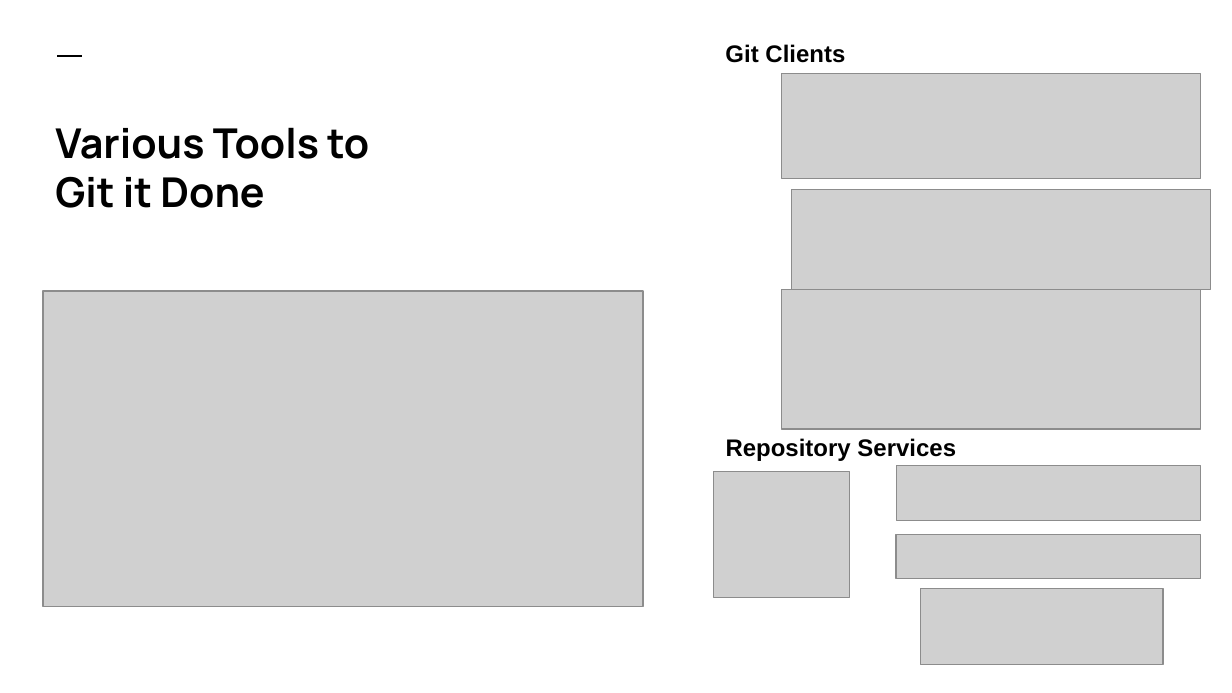
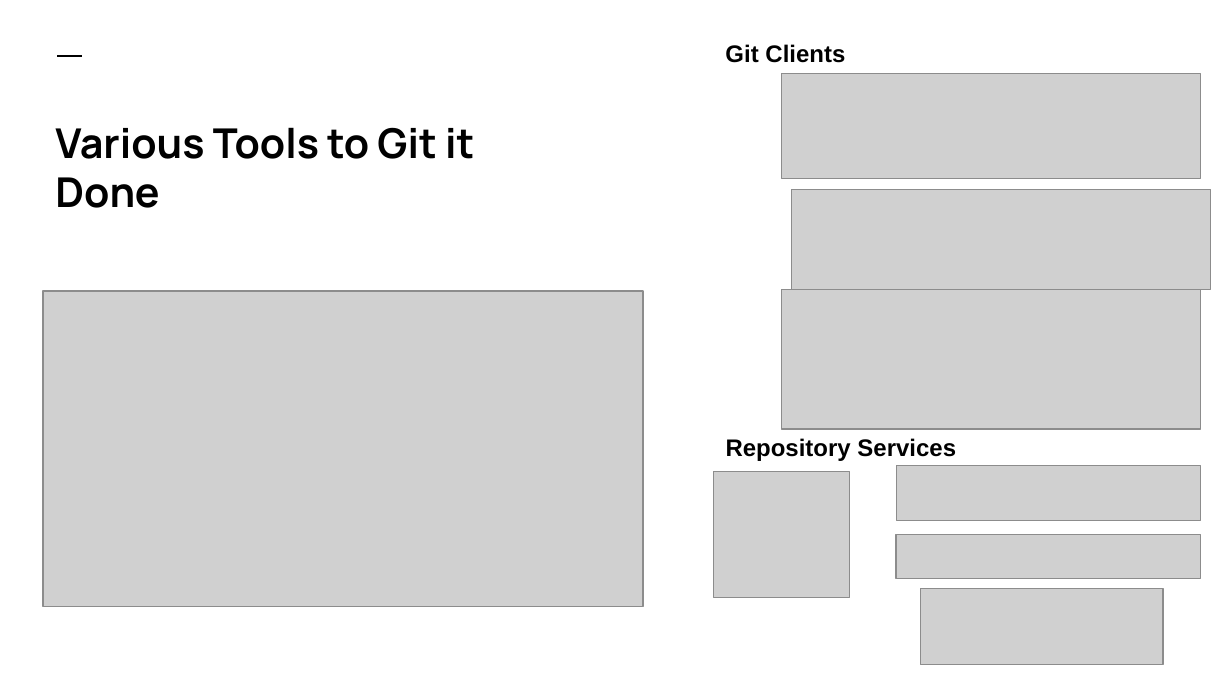
Before and after one commit to elfgnc/dsi_gittingstarted, a slide deck: slide 4 of GittingStarted.pptx. Drawn at 1232x693 pixels with LibreOffice and Linux fonts; fonts in the diff are those of the drawing; grey boxes stand for pictures. Boxes give left, top, right and bottom in pixels: in the first picture for what was removed or moved away, otherwise in the second. Text is boxed around its words. In the diff, an @@ line names an element or a change of style, - is before the commit and + after.

```diff
--- a/GittingStarted.pptx
+++ b/GittingStarted.pptx
@@ title "Various Tools to Git it ..." rewrapped from [55, 127, 369, 208] to [55, 127, 474, 208] @@
```
